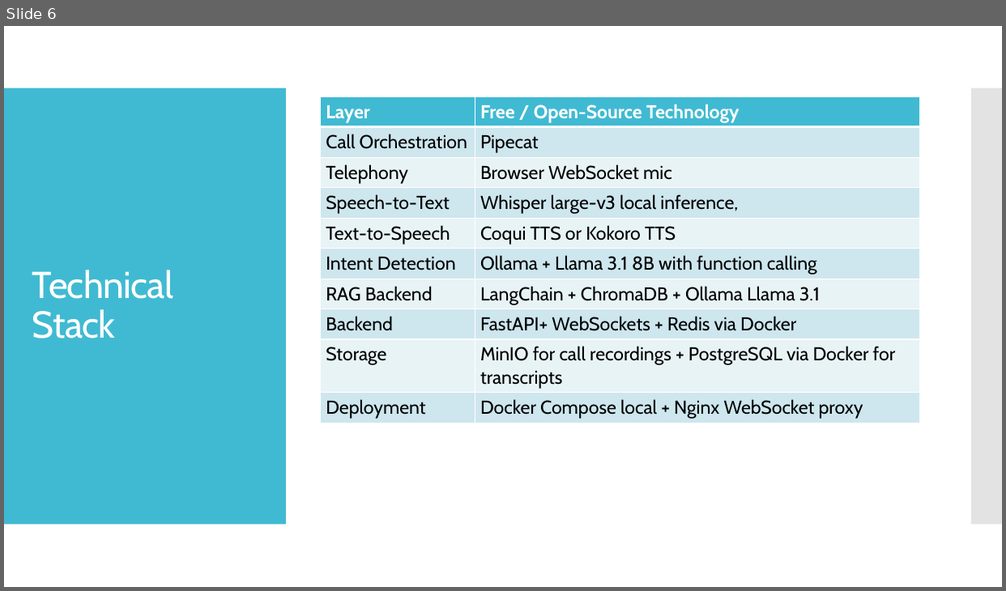
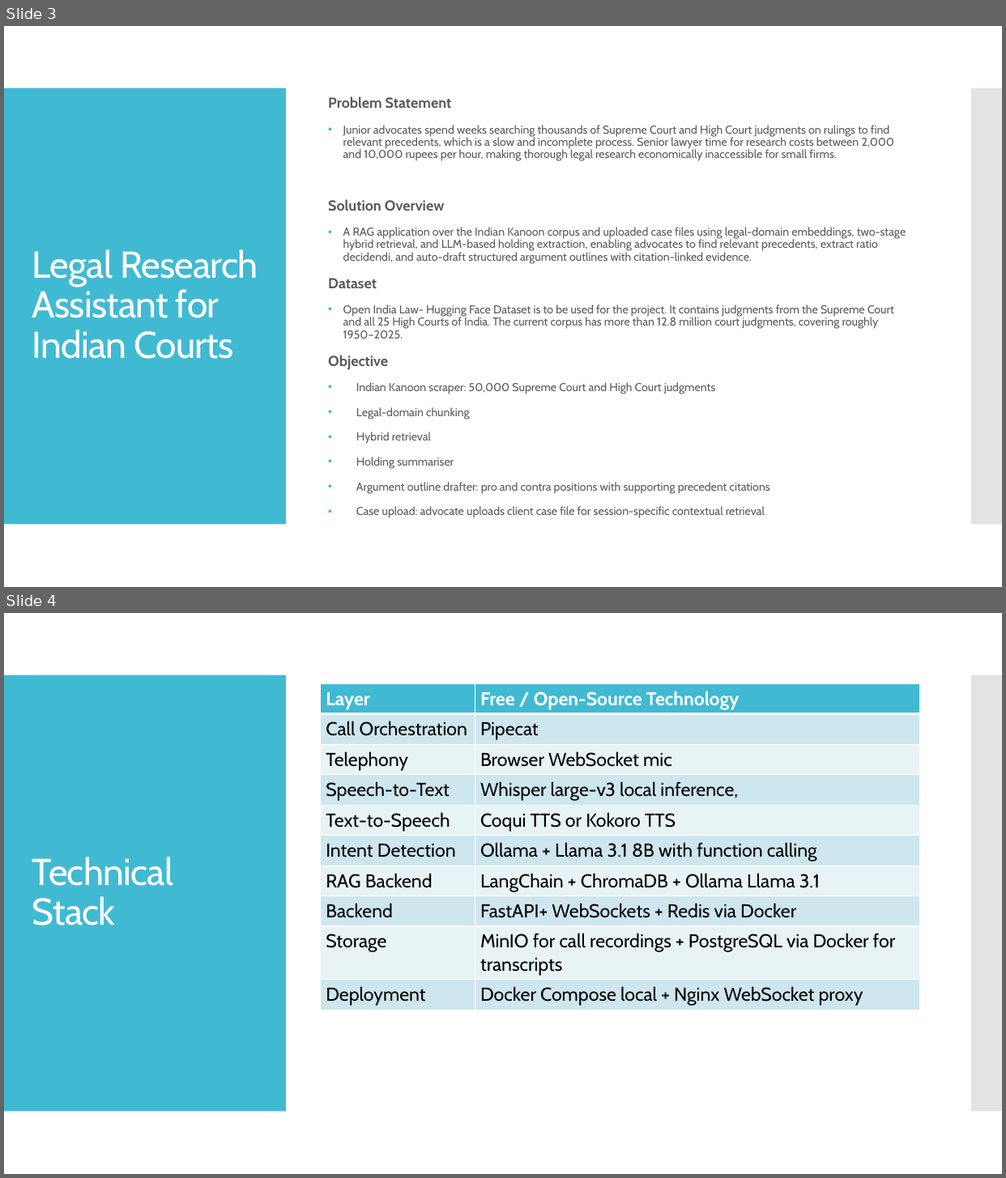
Before and after one commit to AryanArora13/Project-work, a slide deck: Zeroth review- Real-Time Voice AI Agent for Banking Support & Legal Research Assistant for Indian Courts.pptx. Shown one above the other, each under a label of ours: slide 6 before the commit, slides 3 and 4 after it. The pictures are 1006x591 and 1006x1178 pixels, drawn with LibreOffice and Linux fonts; fonts in the diff are those of the drawing; background and template pictures are left out. Boxes give left, top, right and bottom in pixels: in the first picture for what was removed or moved away, otherwise in the second. Text is boxed around its words. In the diff, an @@ line names an element or a change of style, - is before the commit and + after.

```diff
--- a/Zeroth review- Real-Time Voice AI Agent for Banking Support & Legal Research Assistant for Indian Courts.pptx
+++ b/Zeroth review- Real-Time Voice AI Agent for Banking Support & Legal Research Assistant for Indian Courts.pptx
@@ slide 3 added at [4, 26, 1002, 587], background picture (left out); not listed: 1 template element that a slide beside it also shows @@
@@ rectangle added at [4, 26, 1002, 587], fill #FFFFFF @@
@@ rectangle added at [4, 88, 286, 525], fill #40BAD2 @@
@@ text added at [328, 96, 906, 518], 11 pt, text #595959 @@
+Problem Statement
+• Junior advocates spend weeks searching thousands of Supreme Court and High Court judgments on rulings to find relevant precedents, which is a slow and incomplete process. Senior lawyer time for research costs between 2,000 and 10,000 rupees per hour, making thorough legal research economically inaccessible for small firms.
+Solution Overview
+• A RAG application over the Indian Kanoon corpus and uploaded case files using legal-domain embeddings, two-stage hybrid retrieval, and LLM-based holding extraction, enabling advocates to find relevant precedents, extract ratio decidendi, and auto-draft structured argument outlines with citation-linked evidence.
+Dataset
+• Open India Law- Hugging Face Dataset is to be used for the project. It contains judgments from the Supreme Court and all 25 High Courts of India. The current corpus has more than 12.8 million court judgments, covering roughly 1950–2025.
+Objective
+• Indian Kanoon scraper: 50,000 Supreme Court and High Court judgments
+• Legal-domain chunking
+• Hybrid retrieval
+• Holding summariser
+• Argument outline drafter: pro and contra positions with supporting precedent citations
+• Case upload: advocate uploads client case file for session-specific contextual retrieval
@@ rectangle added at [971, 88, 1002, 525], fill #C8C8C8 at 50% opacity @@
@@ title added at [32, 250, 258, 359], 36 pt, text #FFFFFF @@
+Legal Research Assistant for Indian Courts
@@ what was slide 6 is now slide 4 @@
```
Also in this commit, not shown: 1 other slide added, 4 slides removed.
